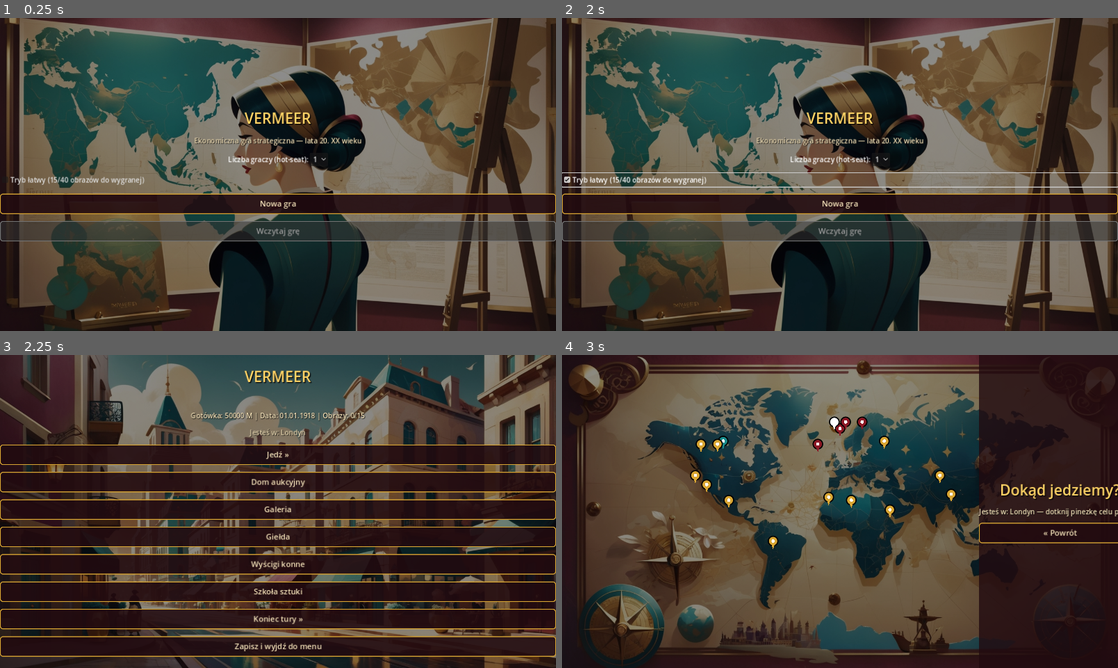
Above: before the commit, frames 1-4 (two rows, left to right).
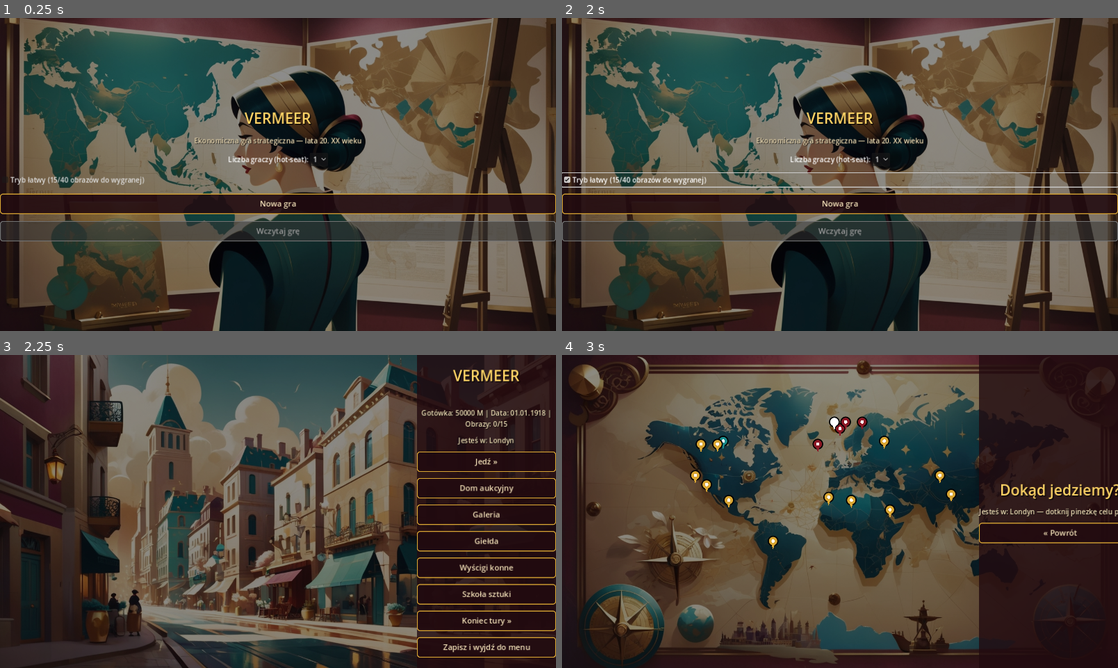
Above: after the commit, the same moments.

Repository: cinekm20/the-forger-retro-tycoon
Game: Godot game, scene res://scenes/main_menu/MainMenu.tscn
The game is run twice, just before and just after one commit, with the same random seed, the same clock (stepped at 60 frames per second) and the same inputs.
Inputs:
- Up to frame 1 (0.25 s): no input
- Up to frame 2 (2 s): click "1" at 0.5 s; click "Tryb łatwy (15/40 obrazów do …" at 1.25 s
- Up to frame 3 (2.25 s): click "Nowa gra" at 2 s
- Up to frame 4 (3 s): click "Jedź »" at 2.75 s

Frames 1-2 are identical in both runs. In frame 3, 41% of the frame differs, in the area x 0-100%, y 0-100%; in frame 4, nothing differs.

Commit message:
Hub: wąski panel boczny zamiast pełnoekranowego menu
W oryginale pasek stanu i menu to małe skrzynki w rogach, nie zasłaniają
całego ekranu. Hub.gd używał make_root() (pełnoekranowy, wyśrodkowany) —
przy sporej liczbie przycisków (Plantacje/Dom aukcyjny/Galeria/Giełda/
Wyścigi/Szkoła sztuki/Koniec tury/Zapisz) zasłaniał praktycznie całe tło
regionu. Zmienione na make_root_side() — ten sam wąski panel co na mapie
podróży, tło zostaje odsłonięte. Dodano zawijanie tekstu (autowrap) na
etykietach statusu/podróży, bo dłuższe komunikaty (np. trasa wieloetapowa)
nie mieszczą się w węższej kolumnie.

Diff:
--- a/game/scenes/hub/Hub.gd
+++ b/game/scenes/hub/Hub.gd
@@ -46,12 +46,18 @@
 
 func _ready() -> void:
 	ScreenHelpers.make_background(self, _get_current_background())
-	var root := ScreenHelpers.make_root(self)
+	## Panel boczny zamiast pełnoekranowego — w oryginale menu i pasek stanu
+	## to małe skrzynki w rogach ekranu, nie zasłaniają całego widoku
+	## (patrz zrzuty ekranu z oryginału). make_root_side() daje ten sam
+	## efekt: wąska kolumna z prawej, reszta tła regionu zostaje odsłonięta.
+	var root := ScreenHelpers.make_root_side(self)
 	ScreenHelpers.make_title(root, "VERMEER")
 
 	turn_label = ScreenHelpers.make_label(root, "")
 	status_label = ScreenHelpers.make_label(root, "")
+	status_label.autowrap_mode = TextServer.AUTOWRAP_WORD
 	travel_status_label = ScreenHelpers.make_label(root, "")
+	travel_status_label.autowrap_mode = TextServer.AUTOWRAP_WORD
 
 	travel_button = ScreenHelpers.make_button(root, "Jedź »", func(): SceneRouter.goto_scene(SceneRouter.TRAVEL_MAP))
 
Not shown, changed: game/README.md
